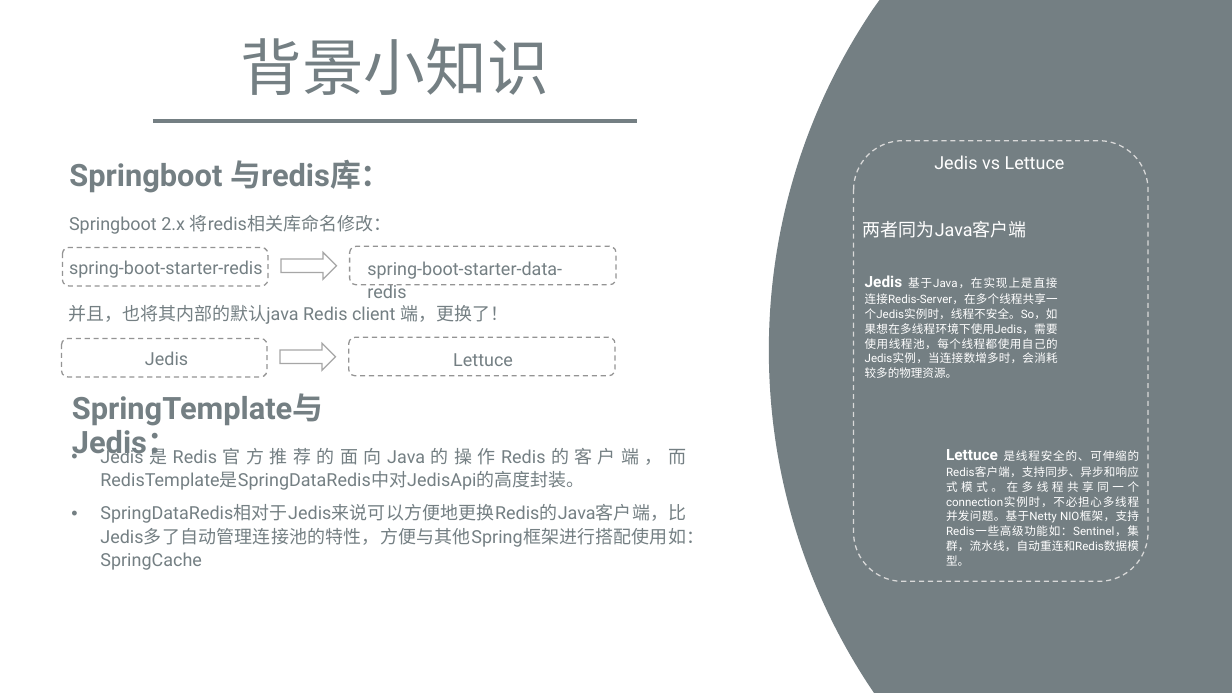
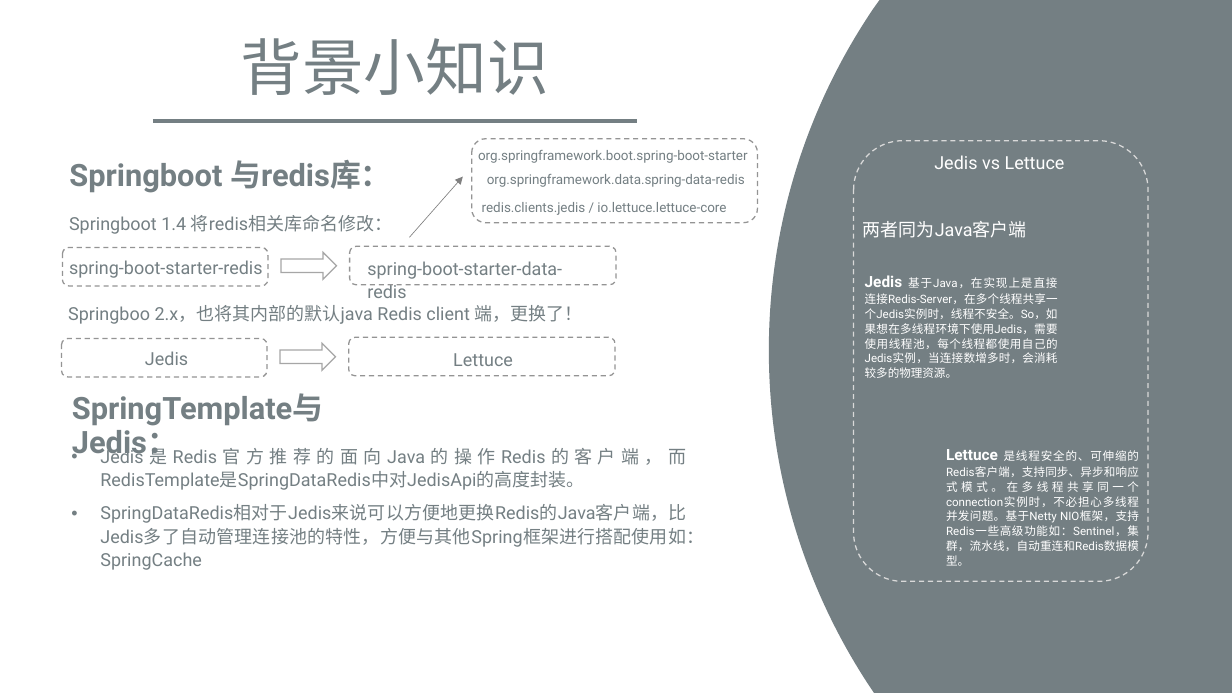
Before and after one commit to androidjp/spring-boot-gradle-redis-web, a slide deck: slide 9 of ppt/Redis_Sharing.pptx (slide 8 before the commit). Drawn at 1232x693 pixels with LibreOffice and Linux fonts; fonts in the diff are those of the drawing. Boxes give left, top, right and bottom in pixels: in the first picture for what was removed or moved away, otherwise in the second. Text is boxed around its words. In the diff, an @@ line names an element or a change of style, - is before the commit and + after.

Commit message:
update README.md and powerpoint.

```diff
--- a/ppt/Redis_Sharing.pptx
+++ b/ppt/Redis_Sharing.pptx
@@ rounded rectangle added at [472, 139, 758, 223], outline #949494 1 pt dashed @@
@@ arrow added from (409, 238) to (463, 177), #808080 0.5 pt @@
@@ text added at [478, 150, 748, 163], 10.5 pt, text #747F83 @@
+org.springframework.boot.spring-boot-starter
@@ text added at [487, 174, 745, 187], 10.5 pt, text #747F83 @@
+org.springframework.data.spring-data-redis
@@ text added at [482, 202, 726, 215], 10.5 pt, text #747F83 @@
+redis.clients.jedis / io.lettuce.lettuce-core
@@ text at [69, 215, 392, 234]: text changed @@
-Springboot 2.x 将redis相关库命名修改：
+Springboot 1.4 将redis相关库命名修改：
@@ text at [68, 305, 583, 324]: text changed @@
-并且，也将其内部的默认java Redis client 端，更换了！
+Springboo 2.x，也将其内部的默认java Redis client 端，更换了！
```
Also in this commit, not shown: 2 other slides changed, 1 slide added, 1 other file.
